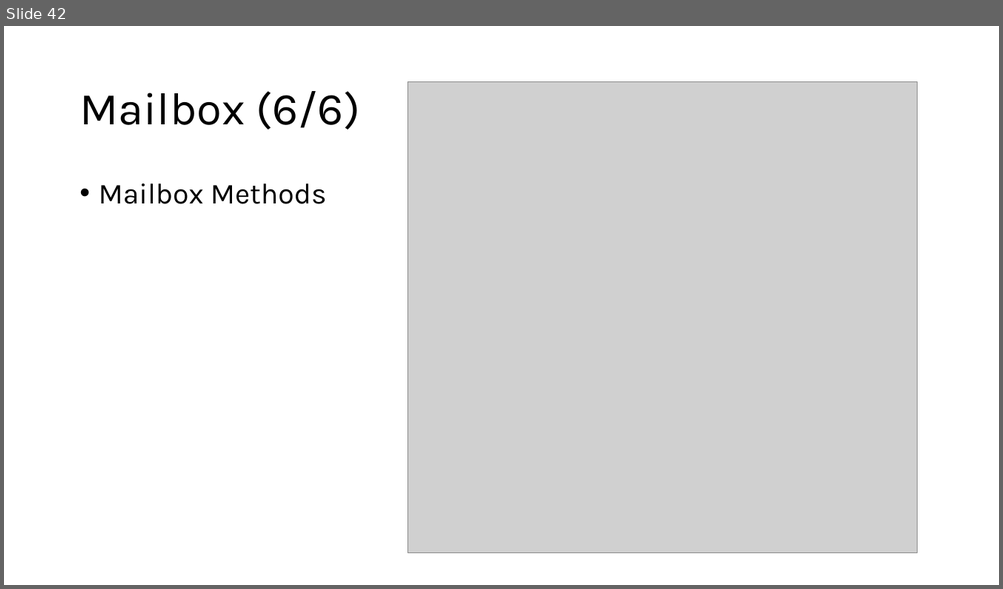
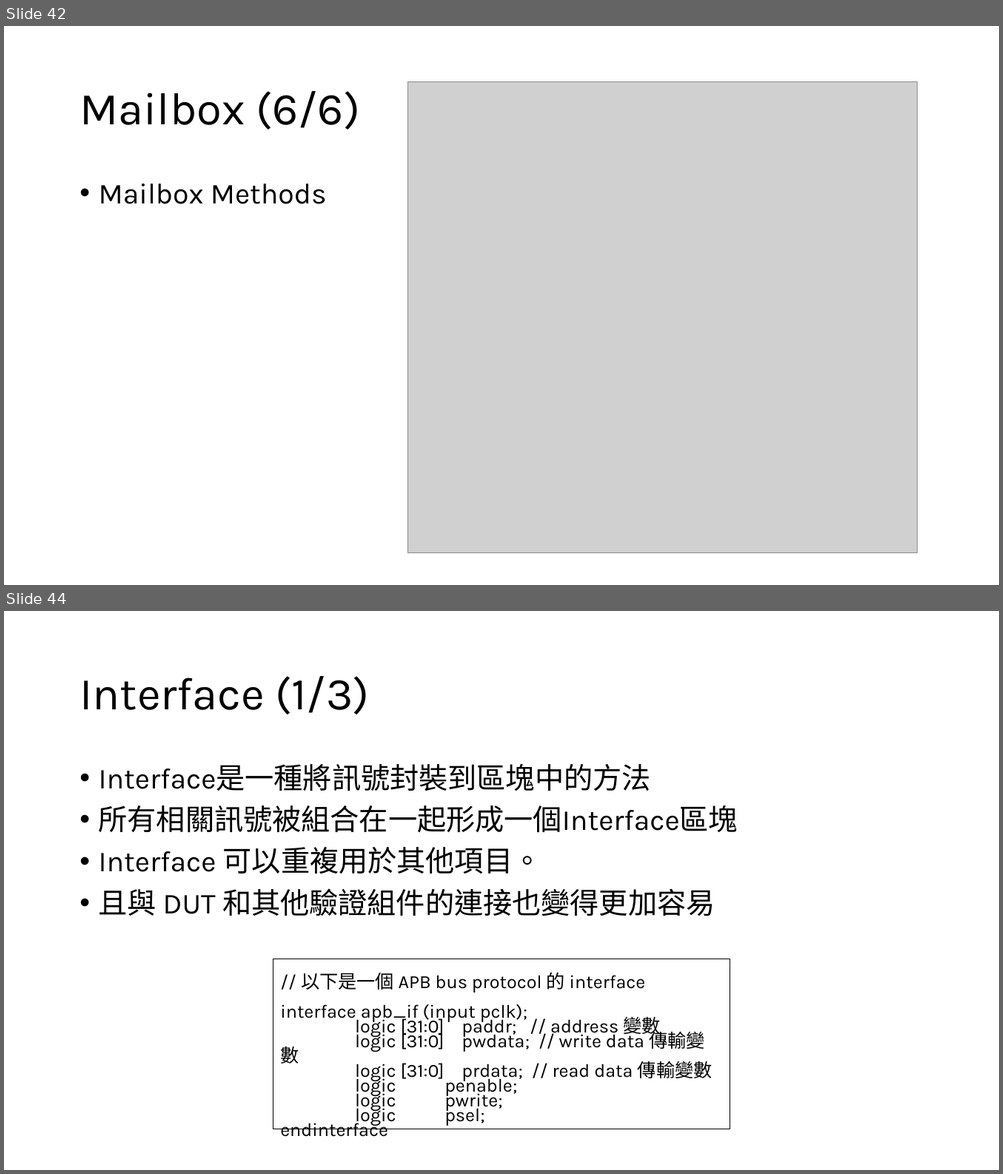
Before and after one commit to s9001055/DV_learning, a slide deck: SystemVerilog_語法學習.pptx. Shown one above the other, each under a label of ours: slide 42 before the commit, slides 42 and 44 after it; the slides between them are not shown. The pictures are 1003x589 and 1003x1174 pixels, drawn with LibreOffice and Linux fonts; fonts in the diff are those of the drawing; grey boxes stand for pictures. Boxes give left, top, right and bottom in pixels: in the first picture for what was removed or moved away, otherwise in the second. Text is boxed around its words. In the diff, an @@ line names an element or a change of style, - is before the commit and + after.

Commit message:
Add: interface example code 1. Add interface 2. Add modport 3. Add clocking block 4. modify SystemVerilog_語法學習.pptx

```diff
--- a/SystemVerilog_語法學習.pptx
+++ b/SystemVerilog_語法學習.pptx
@@ slide 44 added at [4,611,999,1170], background #FFFFFF @@
@@ title added at [79,676,370,715], 44 pt, text #000000 @@
+Interface (1/3)
@@ text added at [99,764,737,917], 28 pt, text #000000 @@
+• Interface是一種將訊號封裝到區塊中的方法
+• 所有相關訊號被組合在一起形成一個Interface區塊
+• Interface 可以重複用於其他項目。
+• 且與 DUT 和其他驗證組件的連接也變得更加容易
@@ rectangle added at [273,960,730,1130], outline #000000 0.75 pt, 18 pt, text #000000 @@
+// 以下是一個 APB bus protocol 的 interface
+interface apb_if (input pclk);
+logic [31:0] paddr; // address 變數
+logic [31:0] pwdata; // write data 傳輸變數
+logic [31:0] prdata; // read data 傳輸變數
+logic penable;
+logic pwrite;
+logic psel;
+endinterface
```
Also in this commit, not shown: 2 slides changed, 2 other slides added, 3 other files.
